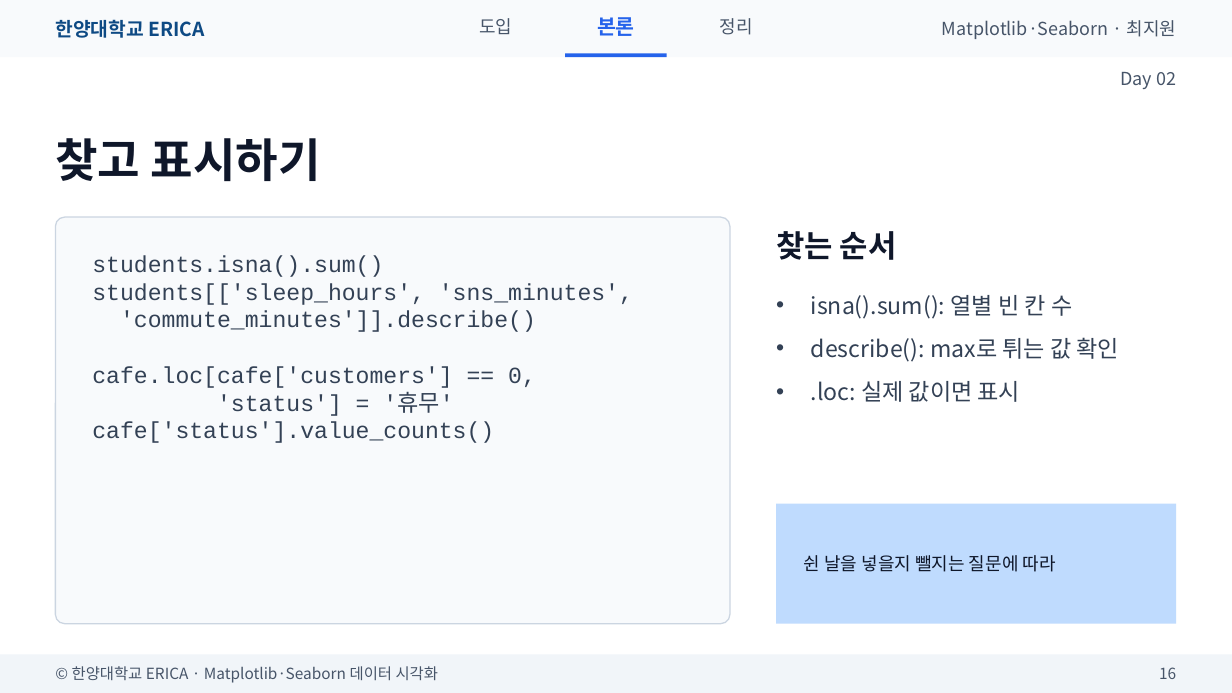
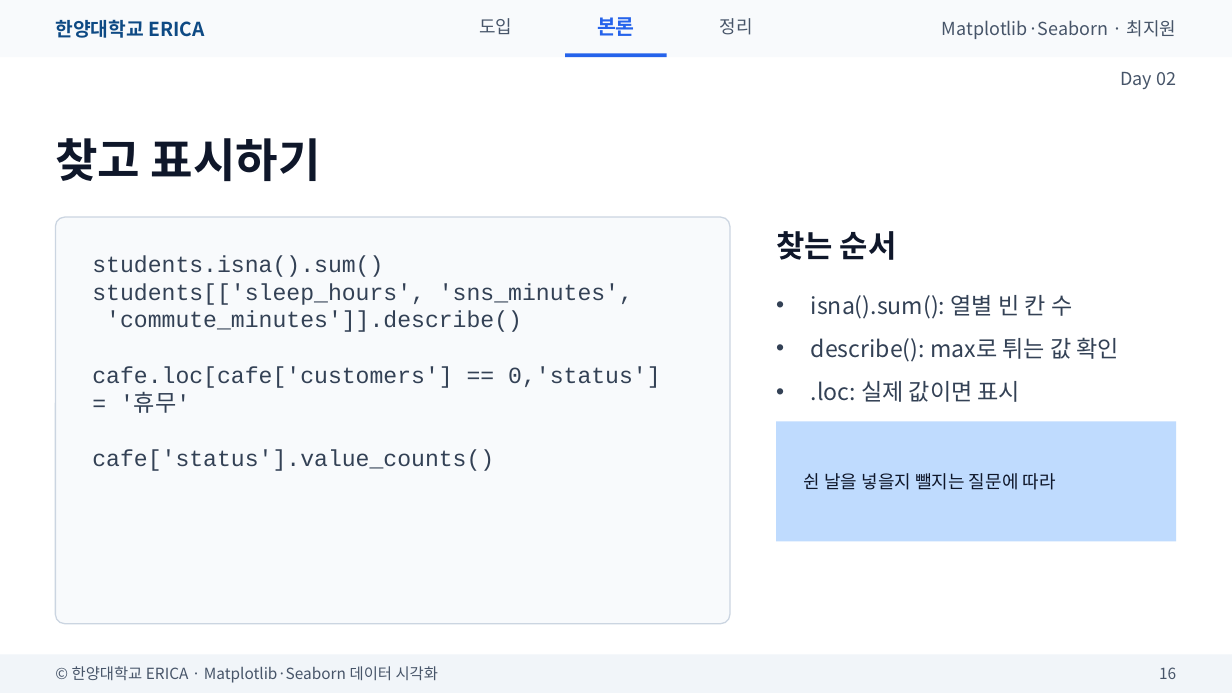
Before and after one commit to wonguwon/generate_lesson, a slide deck: slide 16 of materials/matplotlib-seaborn/ppt/Day02/Day02_pandas로데이터다루기.pptx. Drawn at 1232x693 pixels with LibreOffice and Linux fonts; fonts in the diff are those of the drawing. Boxes give left, top, right and bottom in pixels: in the first picture for what was removed or moved away, otherwise in the second. Text is boxed around its words. In the diff, an @@ line names an element or a change of style, - is before the commit and + after.

```diff
--- a/materials/matplotlib-seaborn/ppt/Day02/Day02_pandas로데이터다루기.pptx
+++ b/materials/matplotlib-seaborn/ppt/Day02/Day02_pandas로데이터다루기.pptx
@@ text at bbox=[92, 366, 660, 413]: spaces changed @@
-cafe.loc[cafe['customers'] == 0,
-'status'] = '휴무'
+cafe.loc[cafe['customers'] == 0,'status']
+= '휴무'
@@ rectangle: place and size @@
-rectangle at bbox=[776, 504, 1177, 624]
+rectangle at bbox=[776, 421, 1177, 542]
@@ text "쉰 날을 넣을지 뺄지는 질문에 ...": place and size @@
-text "쉰 날을 넣을지 뺄지는 질문에 ..." at bbox=[804, 555, 1056, 572]
+text "쉰 날을 넣을지 뺄지는 질문에 ..." at bbox=[804, 473, 1056, 490]
```
Also in this commit, not shown: 7 other slides changed, 3 slides removed, 6 other files.
